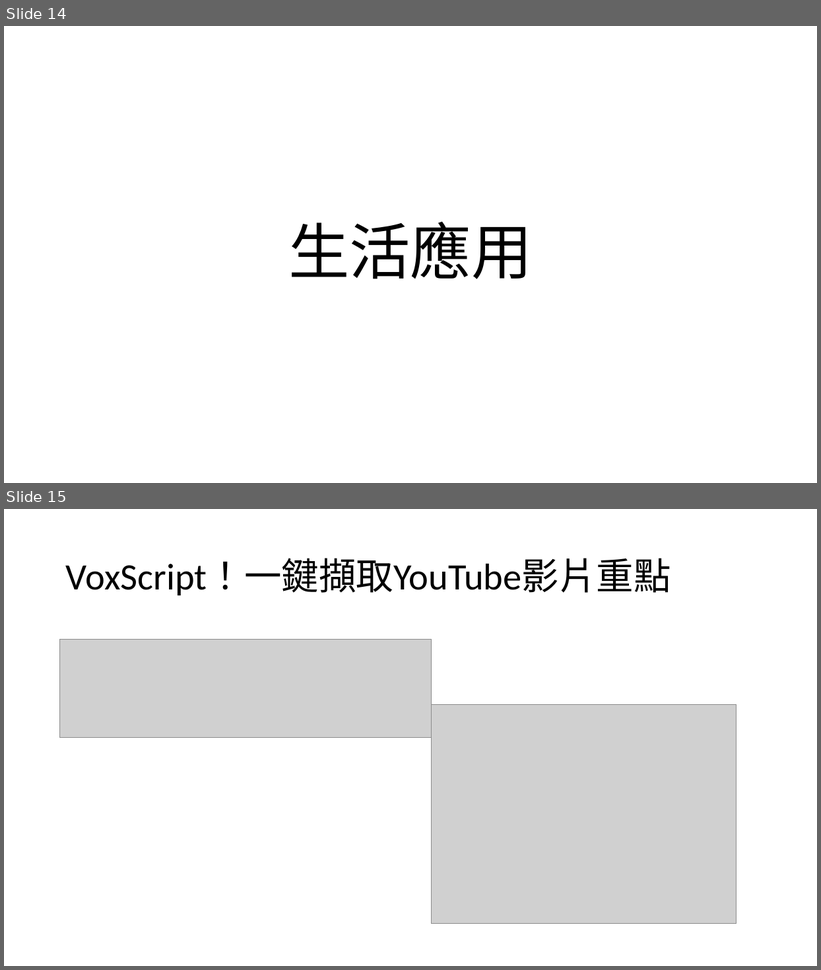
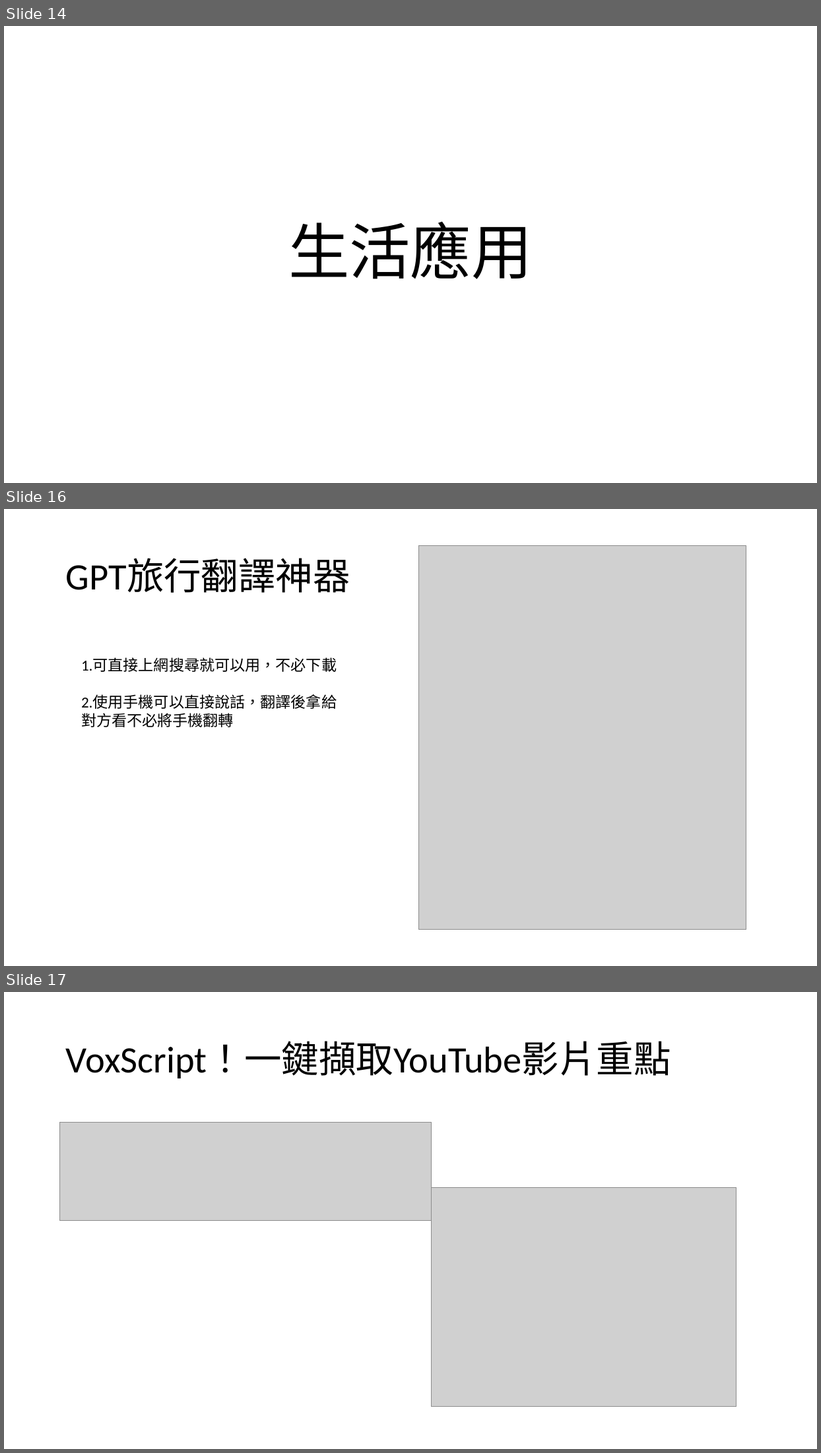
Before and after one commit to 10994015/0927speech, a slide deck: ppt草稿.pptx. Shown one above the other, each under a label of ours: slides 14 and 15 before the commit, slides 14, 16 and 17 after it; the slides between them are not shown. The pictures are 821x970 and 821x1453 pixels, drawn with LibreOffice and Linux fonts; fonts in the diff are those of the drawing; grey boxes stand for pictures. Boxes give left, top, right and bottom in pixels: in the first picture for what was removed or moved away, otherwise in the second. Text is boxed around its words. In the diff, an @@ line names an element or a change of style, - is before the commit and + after.

Commit message:
0922

```diff
--- a/ppt草稿.pptx
+++ b/ppt草稿.pptx
@@ slide 16 added at [4,509,817,966], background #FFFFFF @@
@@ picture added at [418,545,746,930] @@
@@ title added at [66,558,350,593], 44 pt, text #000000 @@
+GPT旅行翻譯神器
@@ text added at [81,658,337,727], 18 pt, text #000000 @@
+1.可直接上網搜尋就可以用，不必下載
+2.使用手機可以直接說話，翻譯後拿給對方看不必將手機翻轉
@@ what was slide 15 is now slide 17 @@
```
Also in this commit, not shown: 2 other slides added.
